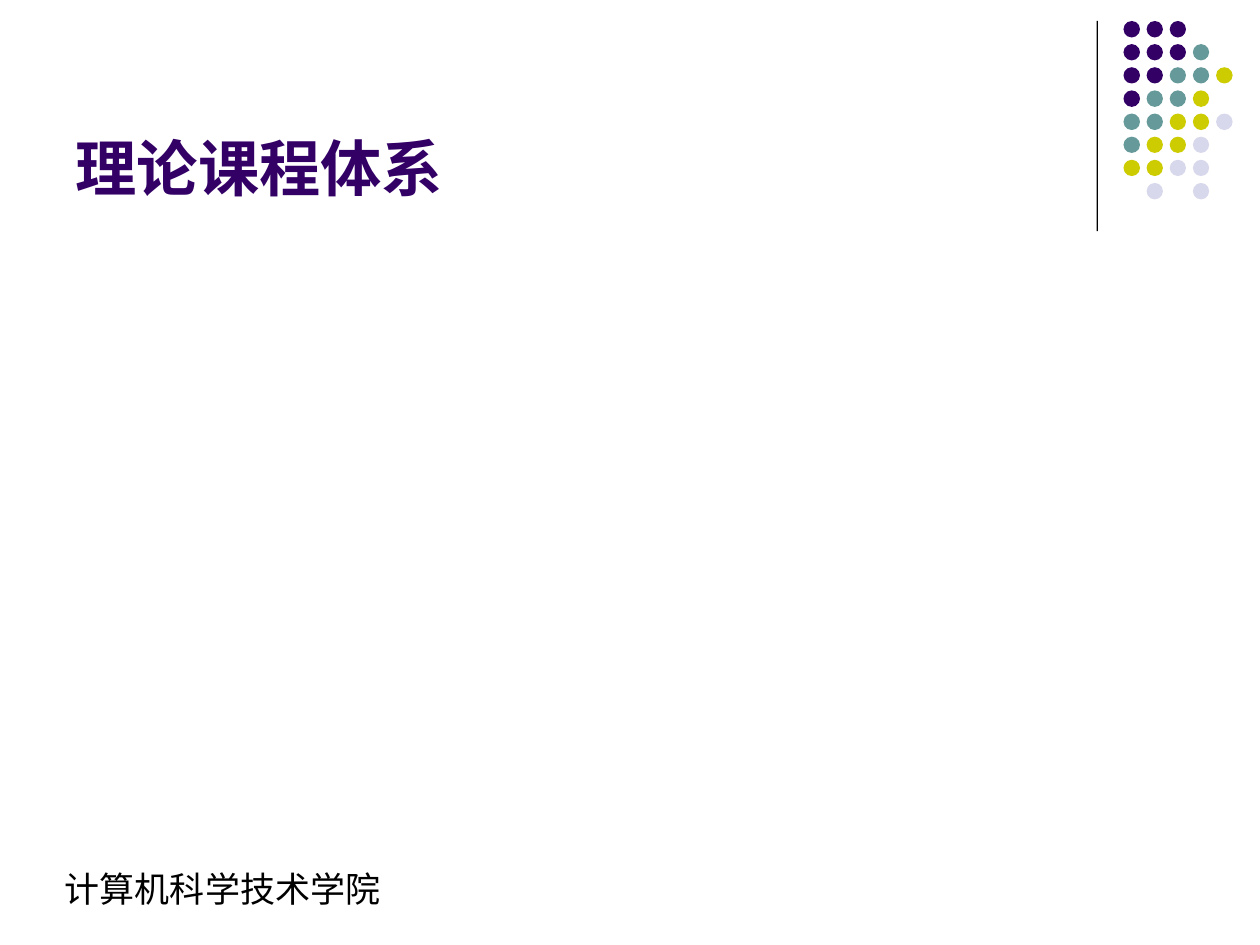
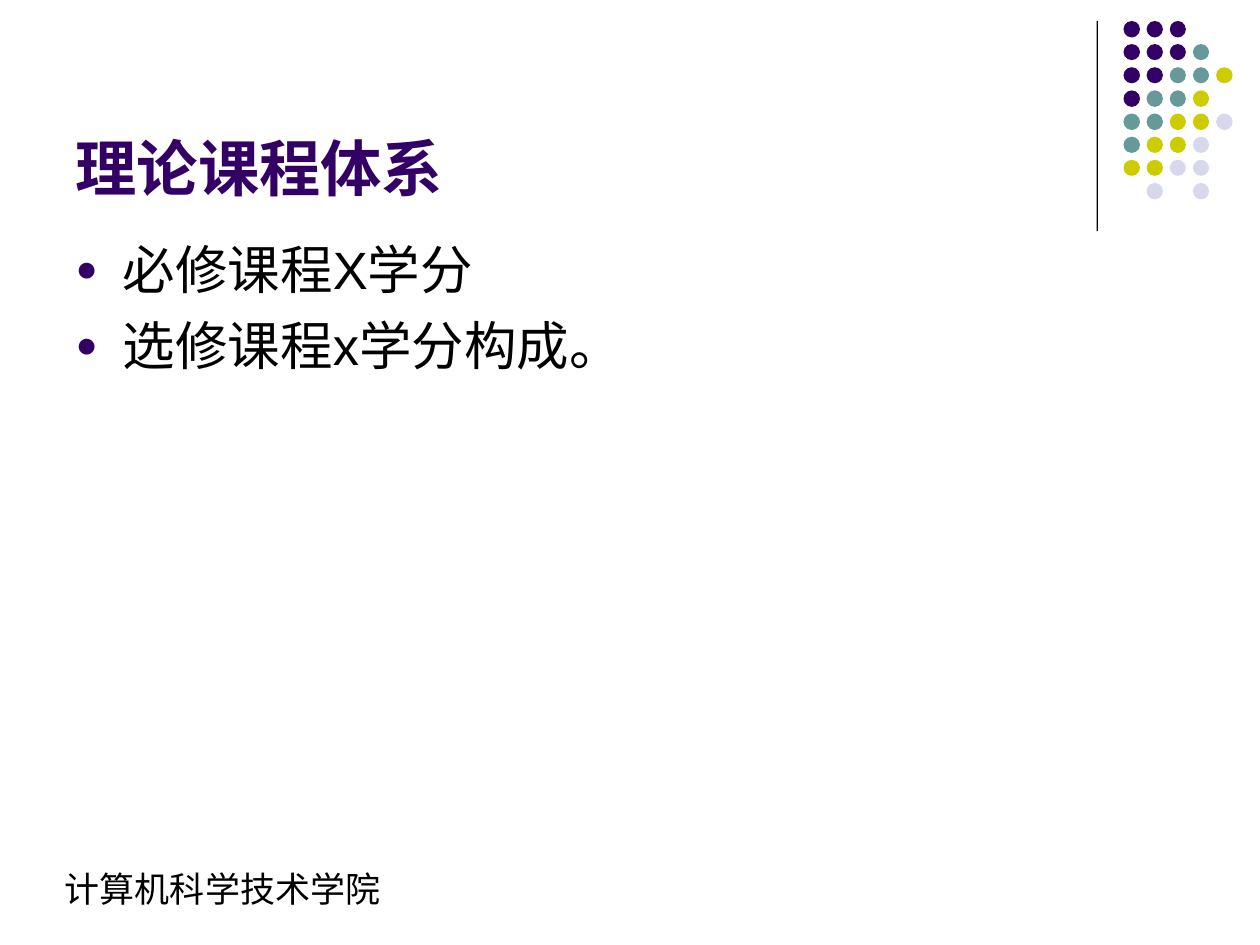
Before and after one commit to ciecclm/2016-, a slide deck: slide 5 of 软件工程培养方案汇报.ppt. Drawn at 1260x945 pixels with LibreOffice and Linux fonts; fonts in the diff are those of the drawing. Boxes give left, top, right and bottom in pixels: in the first picture for what was removed or moved away, otherwise in the second. Text is boxed around its words. In the diff, an @@ line names an element or a change of style, - is before the commit and + after.

```diff
--- a/软件工程培养方案汇报.ppt
+++ b/软件工程培养方案汇报.ppt
@@ text added at <box>123,244,622,370</box>, 30 pt, text #000000 @@
+● 必修课程X学分
+● 选修课程x学分构成。
```
Also in this commit, not shown: 3 other slides changed, 1 other file.
